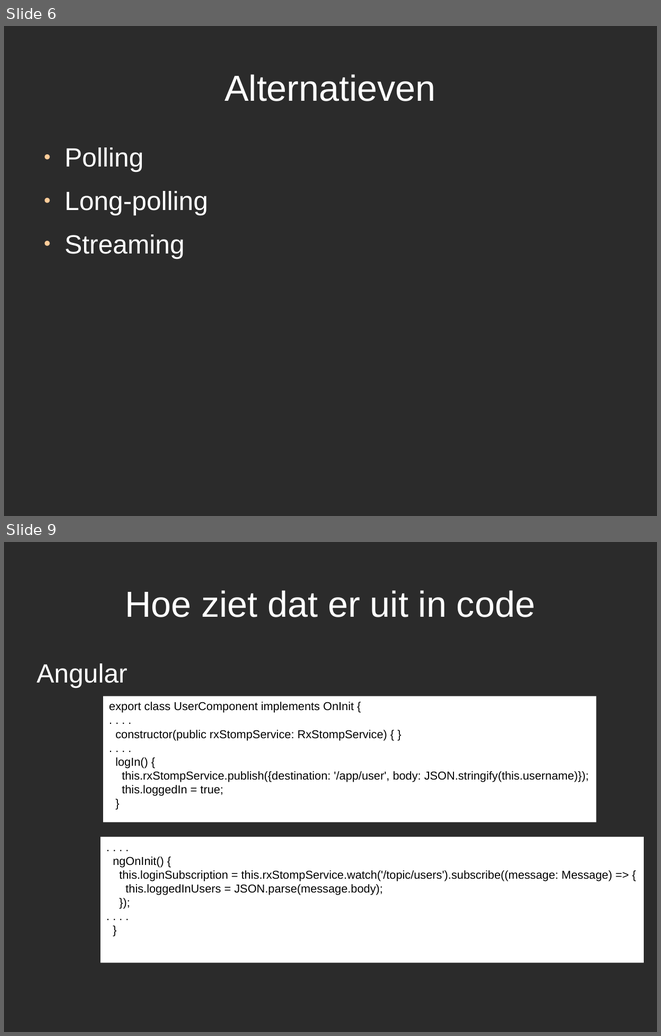
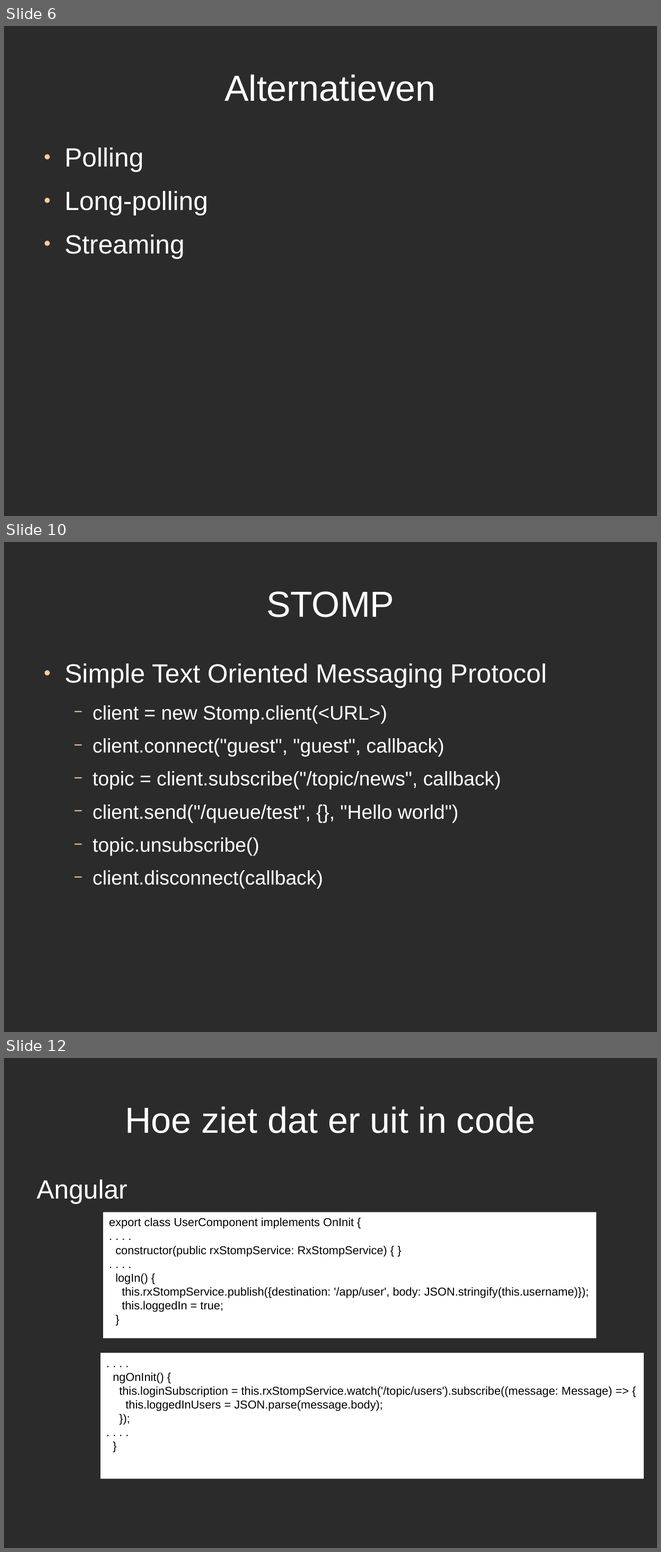
Before and after one commit to jwiggers/demo1, a slide deck: Workshop_Websockets.odp. Shown one above the other, each under a label of ours: slides 6 and 9 before the commit, slides 6, 10 and 12 after it; the slides between them are not shown. The pictures are 661x1036 and 661x1552 pixels, drawn with LibreOffice and Linux fonts; fonts in the diff are those of the drawing; background and template pictures are left out; a plain dark background stands for a picture behind light text. Boxes give left, top, right and bottom in pixels: in the first picture for what was removed or moved away, otherwise in the second. Text is boxed around its words. In the diff, an @@ line names an element or a change of style, - is before the commit and + after.

```diff
--- a/Workshop_Websockets.odp
+++ b/Workshop_Websockets.odp
@@ slide 10 added at (4,542,657,1032), background picture (left out) @@
@@ title added at (266,591,394,617), 44 pt, text #FFFFFF @@
+STOMP
@@ text added at (64,663,547,889), 24 pt, text #FFFFFF @@
+● Simple Text Oriented Messaging Protocol
+  − client = new Stomp.client(<URL>)
+  − client.connect("guest", "guest", callback)
+  − topic = client.subscribe("/topic/news", callback)
+  − client.send("/queue/test", {}, "Hello world")
+  − topic.unsubscribe()
+  − client.disconnect(callback)
@@ what was slide 9 is now slide 12 @@
```
Also in this commit, not shown: 1 slide changed, 3 other slides added, 1 slide removed, 6 other files.
